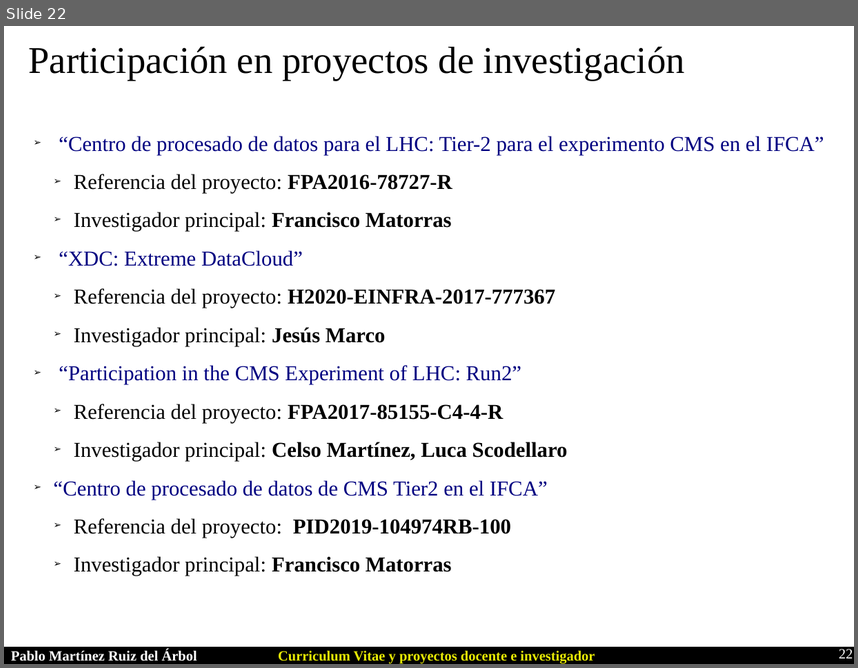
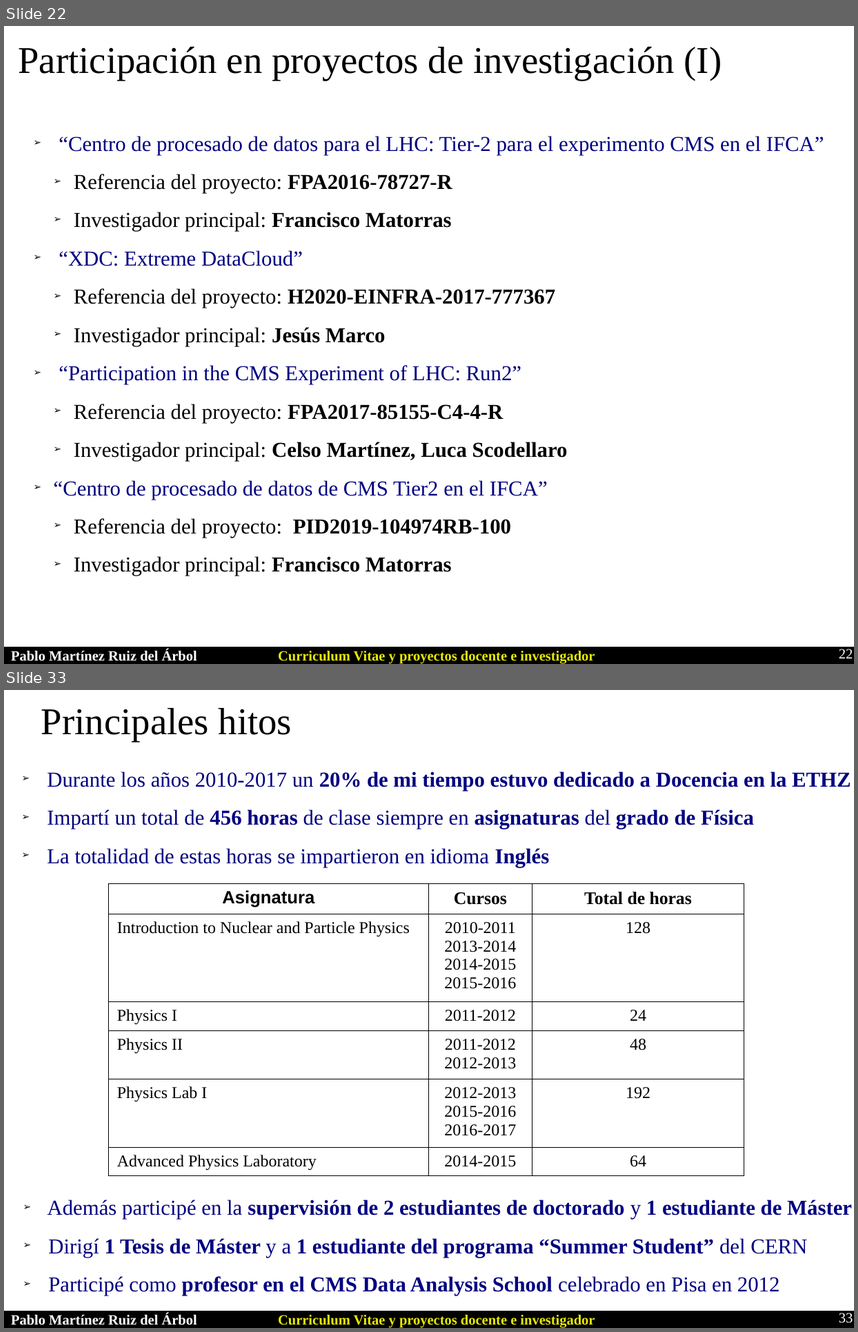
Before and after one commit to parbol/Plaza, a slide deck: Presentacion/Presentacion.odp. Shown one above the other, each under a label of ours: slide 22 before the commit, slides 22 and 33 after it; the slides between them are not shown. The pictures are 858x668 and 858x1332 pixels, drawn with LibreOffice and Linux fonts; fonts in the diff are those of the drawing. Boxes give left, top, right and bottom in pixels: in the first picture for what was removed or moved away, otherwise in the second. Text is boxed around its words. In the diff, an @@ line names an element or a change of style, - is before the commit and + after.

```diff
--- a/Presentacion/Presentacion.odp
+++ b/Presentacion/Presentacion.odp
@@ slide 33 added at bbox=[4, 690, 854, 1328], background #FFFFFF; not listed: 3 template elements that a slide beside it also shows @@
@@ text added at bbox=[41, 708, 292, 742], 32 pt, text #000000 @@
+Principales hitos
@@ text added at bbox=[47, 771, 851, 867], 18 pt, text #000080 @@
+➢ Durante los años 2010-2017 un 20% de mi tiempo estuvo dedicado a Docencia en la ETHZ
+➢ Impartí un total de 456 horas de clase siempre en asignaturas del grado de Física
+➢ La totalidad de estas horas se impartieron en idioma Inglés
@@ table added at bbox=[109, 884, 744, 1175], 6 rows, 3 columns @@
+Asignatura | Cursos | Total de horas
+Introduction to Nuclear and Particle Physics | 2010-2011 / 2013-2014 / 2014-2015 / 2015-2016 | 128
+Physics I | 2011-2012 | 24
+Physics II | 2011-2012 / 2012-2013 | 48
+Physics Lab I | 2012-2013 / 2015-2016 / 2016-2017 | 192
+Advanced Physics Laboratory | 2014-2015 | 64
@@ text added at bbox=[47, 1199, 852, 1295], 18 pt, text #000080, bold @@
+➢ Además participé en la supervisión de 2 estudiantes de doctorado y 1 estudiante de Máster
+➢ Dirigí 1 Tesis de Máster y a 1 estudiante del programa “Summer Student” del CERN
+➢ Participé como profesor en el CMS Data Analysis School celebrado en Pisa en 2012
@@ page number added at bbox=[839, 1312, 853, 1323], 12 pt, text #FFFFFF @@
+33
@@ slide 22 changed as well @@
@@ text at bbox=[18, 47, 722, 80]: text changed @@
-Participación en proyectos de investigación
+Participación en proyectos de investigación (I)
```
Also in this commit, not shown: 7 other slides changed, 10 other slides added, 9 other files.
